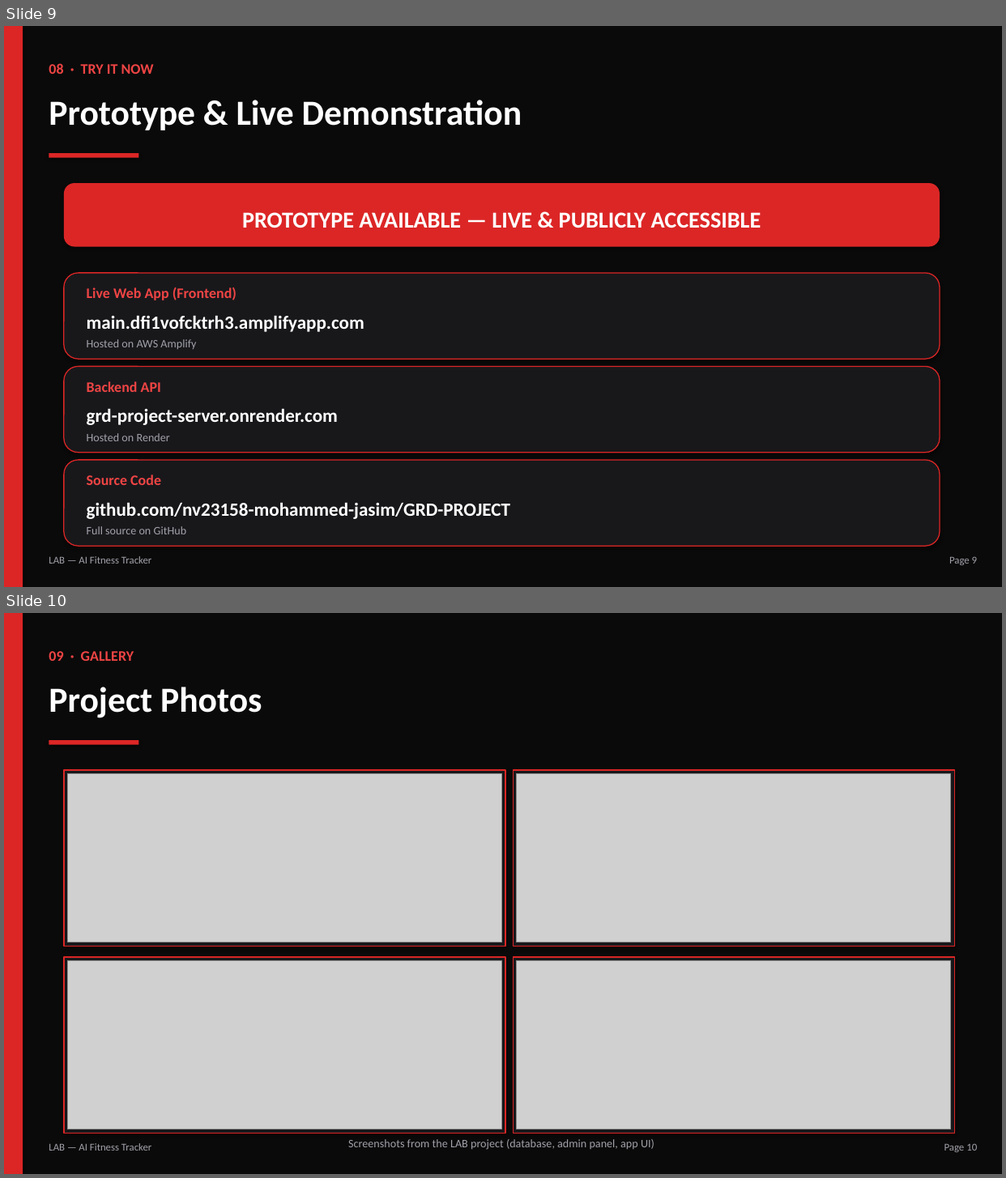
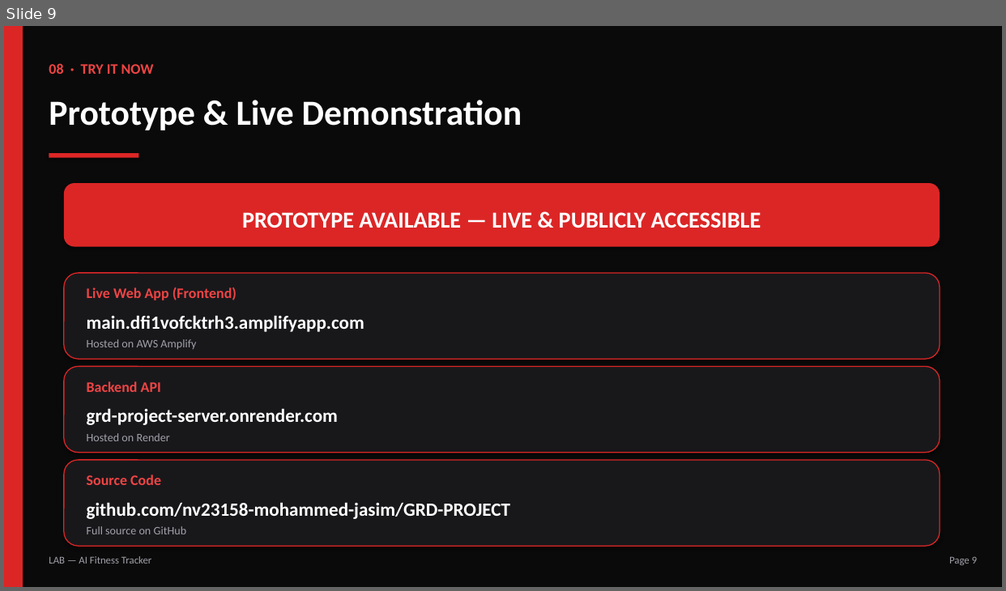
Before and after one commit to nv23158-mohammed-jasim/GRD-PROJECT, a slide deck: attached_assets/LAB_Project_Presentation.pptx. Shown one above the other, each under a label of ours: slides 9 and 10 before the commit, slide 9 after it. The pictures are 1006x1178 and 1006x591 pixels, drawn with LibreOffice and Linux fonts; fonts in the diff are those of the drawing; grey boxes stand for pictures. Boxes give left, top, right and bottom in pixels: in the first picture for what was removed or moved away, otherwise in the second. Text is boxed around its words. In the diff, an @@ line names an element or a change of style, - is before the commit and + after.

```diff
--- a/attached_assets/LAB_Project_Presentation.pptx
+++ b/attached_assets/LAB_Project_Presentation.pptx
@@ slide 10 removed at bbox=[4, 613, 1002, 1174], background #FFFFFF @@
@@ rectangle removed at bbox=[4, 613, 1002, 1174] @@
@@ rectangle removed at bbox=[4, 613, 23, 1174] @@
@@ text removed at bbox=[49, 651, 134, 661] @@
-09 · GALLERY
@@ text removed at bbox=[49, 687, 262, 718] @@
-Project Photos
@@ rectangle removed at bbox=[49, 740, 138, 745] @@
@@ rectangle removed at bbox=[64, 770, 505, 946] @@
@@ picture removed at bbox=[68, 774, 502, 943] @@
@@ rectangle removed at bbox=[513, 770, 955, 946] @@
@@ picture removed at bbox=[517, 774, 951, 943] @@
@@ rectangle removed at bbox=[64, 957, 505, 1133] @@
@@ picture removed at bbox=[68, 961, 502, 1130] @@
@@ rectangle removed at bbox=[513, 957, 955, 1133] @@
@@ picture removed at bbox=[517, 961, 951, 1130] @@
@@ text removed at bbox=[49, 1144, 151, 1151] @@
-LAB — AI Fitness Tracker
@@ text removed at bbox=[348, 1139, 654, 1150] @@
-Screenshots from the LAB project (database, admin panel, app UI)
@@ text removed at bbox=[944, 1144, 977, 1152] @@
-Page 10
```
Also in this commit, not shown: 1 slide added, 9 other files.
